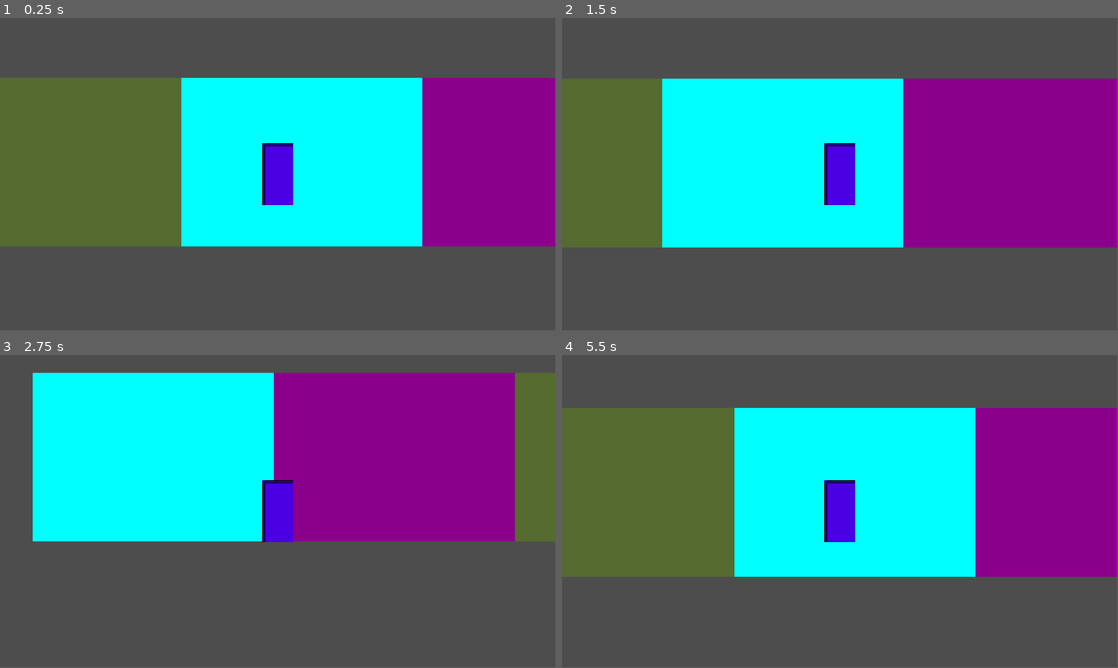
Above: before the commit, frames 1-4 (two rows, left to right).
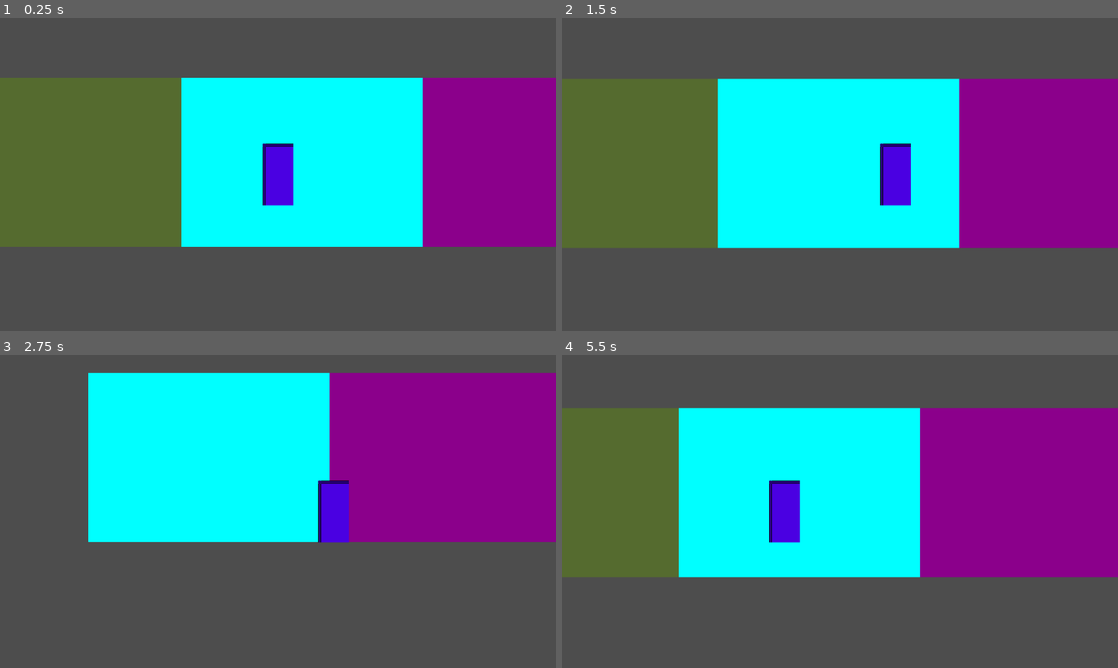
Above: after the commit, the same moments.

Repository: wmichelin/sideskate
Game: Godot game, scene res://scenes/Main.tscn
Two runs of this game, one before a commit and one after it. Both use one fixed random seed, a clock stepped at 60 frames per second and the inputs below.
Inputs:
- Up to frame 1 (0.25 s): no input
- Up to frame 2 (1.5 s): tap Enter at 0.5 s; hold D (right) 0.53-1.28 s; tap Space (jump) at 0.6, 0.77, 1.07, 1.35 s; hold S (down) from 1.28 s (still down)
- Up to frame 3 (2.75 s): tap Space (jump) at 1.52, 1.82, 2.1 s; release S (down) at 2.03 s; hold D (right) from 2.03 s (still down)
- Up to frame 4 (5.5 s): release D (right) at 2.78 s; hold W (up) 2.78-3.53 s; tap Space (jump) at 2.85, 3.02, 3.32, 3.6, 3.77, 4.07, 4.35, 4.52, 4.82, 5.1 s; hold A (left) 3.53-5.03 s; hold S (down) from 5.03 s (still down)
In our replay, the window is 799x449 before the commit and 800x450 after it. These sizes can differ from the game's own. Grey fills any space a smaller window leaves; there, only what the larger window draws over its background counts as a difference.

The runs differ from the first frame. In frame 1, 0.6% of the frame differs, in the area x 32-100%, y 19-74%; in frame 2, 13%; in frame 3, 16%, in the area x 5-100%, y 5-60%; in frame 4, 13%.

Commit message:
checking in

Diff:
--- a/project.godot
+++ b/project.godot
@@ -15,14 +15,12 @@
 config/features=PackedStringArray("4.4", "Forward Plus")
 config/icon="res://assets/icon.svg"
 
-[autoload]
-
-CharacterUtils="*res://scripts/autoload/character_utils.gd"
-Constants="*res://scripts/autoload/constants.gd"
-
 [display]
 
 window/size/mode=2
+window/stretch/mode="viewport"
+window/stretch/aspect="expand"
+window/ios/suppress_ui_gesture=false
 
 [input]
 
@@ -59,3 +57,7 @@
 [physics]
 
 3d/default_gravity=20.0
+
+[rendering]
+
+textures/vram_compression/import_etc2_astc=true
--- a/scenes/Main.tscn
+++ b/scenes/Main.tscn
@@ -1,15 +1,27 @@
-[gd_scene load_steps=4 format=3 uid="uid://b6l0kmbq6qwl"]
+[gd_scene load_steps=5 format=3 uid="uid://b6l0kmbq6qwl"]
 
-[ext_resource type="Script" uid="uid://copbsk63s44ms" path="res://scripts/Level.gd" id="1_rarhs"]
+[ext_resource type="Script" uid="uid://copbsk63s44ms" path="res://scripts/LevelArea.gd" id="1_rarhs"]
 [ext_resource type="PackedScene" uid="uid://b8l2kmbq6qwl" path="res://scenes/Player.tscn" id="1_rvslj"]
 [ext_resource type="Script" uid="uid://bjskcshmkxi7y" path="res://scripts/GroundController.gd" id="3_0bbpv"]
+[ext_resource type="Script" uid="uid://dbavt7cca4d73" path="res://scripts/MobileUI.gd" id="4_rarhs"]
 
-[node name="Level" type="Node2D"]
+[node name="Level 1" type="Node2D"]
+
+[node name="LevelArea" type="Node2D" parent="."]
 script = ExtResource("1_rarhs")
 
-[node name="Player" parent="." groups=["Characters", "Players"] instance=ExtResource("1_rvslj")]
+[node name="Player" parent="LevelArea" groups=["Characters", "Players"] instance=ExtResource("1_rvslj")]
 position = Vector2(200, 200)
 motion_mode = 1
 
-[node name="GroundController" type="Node2D" parent="."]
+[node name="GroundController" type="Node2D" parent="LevelArea"]
 script = ExtResource("3_0bbpv")
+
+[node name="MobileUI" type="Control" parent="."]
+layout_mode = 3
+anchors_preset = 0
+offset_right = 40.0
+offset_bottom = 40.0
+size_flags_vertical = 8
+script = ExtResource("4_rarhs")
+metadata/_custom_type_script = "uid://dbavt7cca4d73"
--- /dev/null
+++ b/scenes/MobileUI.tscn
@@ -0,0 +1,108 @@
+[gd_scene load_steps=2 format=3 uid="uid://d3odbrnquk3ud"]
+
+[ext_resource type="Script" uid="uid://dbavt7cca4d73" path="res://scripts/MobileUI.gd" id="1_x5h2k"]
+
+[node name="MobileUI" type="Control"]
+layout_mode = 3
+anchors_preset = 15
+anchor_right = 1.0
+anchor_bottom = 1.0
+grow_horizontal = 2
+grow_vertical = 2
+script = ExtResource("1_x5h2k")
+
+[node name="AspectRatioContainer" type="AspectRatioContainer" parent="."]
+clip_children = 1
+clip_contents = true
+layout_mode = 1
+anchors_preset = -1
+anchor_right = 1.0
+anchor_bottom = 1.0
+grow_vertical = 2
+stretch_mode = 3
+alignment_vertical = 2
+
+[node name="TextureRect" type="MarginContainer" parent="AspectRatioContainer"]
+clip_children = 2
+clip_contents = true
+custom_minimum_size = Vector2(0, 260)
+layout_mode = 2
+size_flags_vertical = 8
+
+[node name="MarginContainer" type="MarginContainer" parent="AspectRatioContainer/TextureRect"]
+layout_mode = 2
+
+[node name="HBoxContainer" type="HBoxContainer" parent="AspectRatioContainer/TextureRect/MarginContainer"]
+layout_mode = 2
+alignment = 1
+
+[node name="MarginContainer" type="MarginContainer" parent="AspectRatioContainer/TextureRect/MarginContainer/HBoxContainer"]
+layout_mode = 2
+size_flags_horizontal = 3
+theme_override_constants/margin_left = -184
+
+[node name="HBoxContainer" type="HBoxContainer" parent="AspectRatioContainer/TextureRect/MarginContainer/HBoxContainer/MarginContainer"]
+layout_mode = 2
+size_flags_horizontal = 4
+size_flags_vertical = 4
+
+[node name="MarginContainer" type="MarginContainer" parent="AspectRatioContainer/TextureRect/MarginContainer/HBoxContainer/MarginContainer/HBoxContainer"]
+layout_mode = 2
+theme_override_constants/margin_top = 40
+theme_override_constants/margin_bottom = 40
+
+[node name="Button" type="Button" parent="AspectRatioContainer/TextureRect/MarginContainer/HBoxContainer/MarginContainer/HBoxContainer/MarginContainer"]
+custom_minimum_size = Vector2(60, 54)
+layout_mode = 2
+text = "left"
+
+[node name="MarginContainer2" type="MarginContainer" parent="AspectRatioContainer/TextureRect/MarginContainer/HBoxContainer/MarginContainer/HBoxContainer"]
+layout_mode = 2
+
+[node name="VBoxContainer" type="VBoxContainer" parent="AspectRatioContainer/TextureRect/MarginContainer/HBoxContainer/MarginContainer/HBoxContainer/MarginContainer2"]
+layout_mode = 2
+size_flags_horizontal = 4
+size_flags_vertical = 4
+
+[node name="MarginContainer3" type="MarginContainer" parent="AspectRatioContainer/TextureRect/MarginContainer/HBoxContainer/MarginContainer/HBoxContainer/MarginContainer2/VBoxContainer"]
+custom_minimum_size = Vector2(0, 54)
+layout_mode = 2
+
+[node name="Button" type="Button" parent="AspectRatioContainer/TextureRect/MarginContainer/HBoxContainer/MarginContainer/HBoxContainer/MarginContainer2/VBoxContainer/MarginContainer3"]
+layout_mode = 2
+text = "up"
+
+[node name="MarginContainer" type="MarginContainer" parent="AspectRatioContainer/TextureRect/MarginContainer/HBoxContainer/MarginContainer/HBoxContainer/MarginContainer2/VBoxContainer"]
+custom_minimum_size = Vector2(60, 30)
+layout_mode = 2
+theme_override_constants/margin_top = 20
+
+[node name="Button" type="Button" parent="AspectRatioContainer/TextureRect/MarginContainer/HBoxContainer/MarginContainer/HBoxContainer/MarginContainer2/VBoxContainer/MarginContainer"]
+custom_minimum_size = Vector2(0, 54)
+layout_mode = 2
+text = "down"
+
+[node name="MarginContainer4" type="MarginContainer" parent="AspectRatioContainer/TextureRect/MarginContainer/HBoxContainer/MarginContainer/HBoxContainer"]
+layout_mode = 2
+theme_override_constants/margin_top = 40
+theme_override_constants/margin_bottom = 40
+
+[node name="Button" type="Button" parent="AspectRatioContainer/TextureRect/MarginContainer/HBoxContainer/MarginContainer/HBoxContainer/MarginContainer4"]
+custom_minimum_size = Vector2(60, 1)
+layout_mode = 2
+text = "right"
+
+[node name="MarginContainer2" type="MarginContainer" parent="AspectRatioContainer/TextureRect/MarginContainer/HBoxContainer"]
+layout_mode = 2
+size_flags_horizontal = 3
+theme_override_constants/margin_right = -210
+
+[node name="MarginContainer" type="MarginContainer" parent="AspectRatioContainer/TextureRect/MarginContainer/HBoxContainer/MarginContainer2"]
+layout_mode = 2
+size_flags_horizontal = 4
+size_flags_vertical = 4
+
+[node name="Button" type="Button" parent="AspectRatioContainer/TextureRect/MarginContainer/HBoxContainer/MarginContainer2/MarginContainer"]
+custom_minimum_size = Vector2(120, 120)
+layout_mode = 2
+text = "jump"
--- a/scenes/Player.tscn
+++ b/scenes/Player.tscn
@@ -21,3 +21,4 @@
 shape = SubResource("RectangleShape2D_1")
 
 [node name="Camera2D" type="Camera2D" parent="."]
+drag_horizontal_enabled = true
--- /dev/null
+++ b/scripts/MobileUI.gd
@@ -0,0 +1,22 @@
+extends Control
+
+class_name MobileUI
+
+func _ready():
+	# Only show mobile UI on mobile web platforms
+	if is_mobile_web():
+		show()
+	else:
+		hide()
+
+func is_mobile_web() -> bool:
+	return true
+	# Check if running on web platform
+	#if not OS.has_feature("web"):
+		#return false
+	#
+	## Check for mobile characteristics
+	#var is_touch_available = DisplayServer.is_touchscreen_available()
+	#
+	## Consider it mobile if touch is available
+	#return is_touch_available
Binary file added: assets/JumpBtn.png
Not shown, added: assets/JumpBtn.png.import
Renamed: scripts/Level.gd -> scripts/LevelArea.gd
Renamed: scripts/Level.gd.uid -> scripts/LevelArea.gd.uid
Not shown, added: scripts/MobileUI.gd.uid
